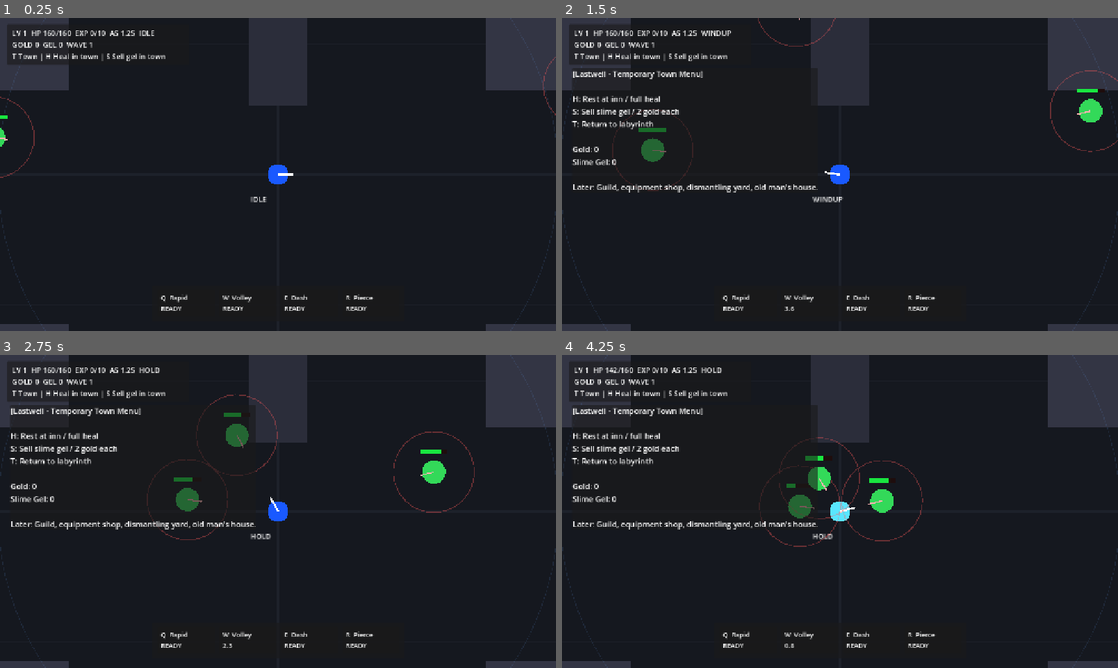
Above: before the commit, frames 1-4 (two rows, left to right).
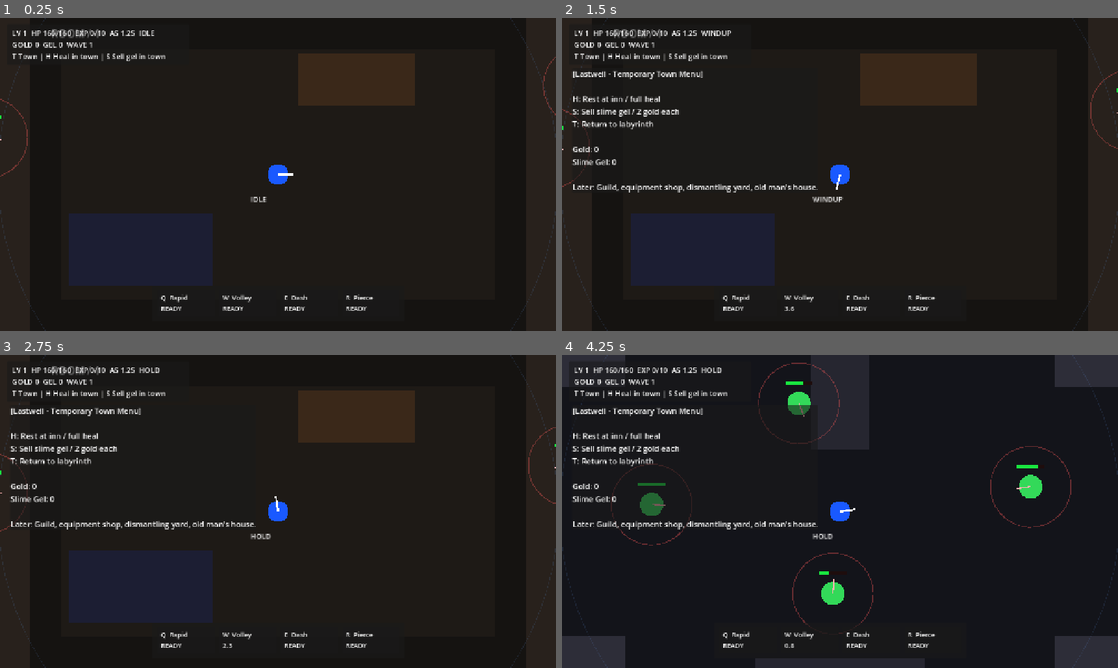
Above: after the commit, the same moments.

Repository: danyoon0760/last-archer
Game: Godot game, scene res://scenes/Main.tscn
Same seed, same stepped clock (60 frames per second), same inputs: the game is played once before the commit and once after it.
Inputs (mouse positions are in pixels of both pictures, inside the frame that each line leads up to):
- Up to frame 1 (0.25 s): no input
- Up to frame 2 (1.5 s): tap Enter at 0.5 s; move the mouse to (962, 158) at 0.52 s; hold W 0.53-1.28 s; tap T at 0.6 s; click (962, 158) at 0.67 s; move the mouse to (728, 190) at 1.27 s; hold S from 1.28 s (still down); tap H at 1.35 s
- Up to frame 3 (2.75 s): move the mouse to (333, 442) at 2.02 s; release S at 2.03 s; hold W from 2.03 s (still down); tap 1 at 2.1 s
- Up to frame 4 (4.25 s): move the mouse to (812, 574) at 2.77 s; tap 2 at 2.85 s; click (812, 574) at 2.92 s; move the mouse to (1006, 558) at 3.52 s; release W at 3.53 s; hold A from 3.53 s (still down); tap 3 at 3.6 s

The runs differ from the first frame. In frame 1, 12% of the frame differs, in the area x 0-100%, y 0-100%; in frame 2, 11%; in frame 3, 12%; in frame 4, 7.1%.

Commit message:
Split world into room town dungeon maps

Diff:
--- a/scenes/Main.tscn
+++ b/scenes/Main.tscn
@@ -1,7 +1,7 @@
-[gd_scene load_steps=9 format=3]
+[gd_scene load_steps=12 format=3]
 
 [ext_resource type="Script" path="res://scripts/main.gd" id="1_main_script"]
-[ext_resource type="PackedScene" path="res://scenes/TestMap.tscn" id="2_test_map_scene"]
+[ext_resource type="PackedScene" path="res://scenes/RoomMap.tscn" id="2_room_map_scene"]
 [ext_resource type="PackedScene" path="res://scenes/PlayerLOL.tscn" id="3_player_scene"]
 [ext_resource type="Script" path="res://scripts/game_manager.gd" id="4_game_manager_script"]
 [ext_resource type="Script" path="res://scripts/wave_spawner.gd" id="5_wave_spawner_script"]
@@ -9,11 +9,18 @@
 [ext_resource type="PackedScene" path="res://scenes/Rat.tscn" id="7_rat_scene"]
 [ext_resource type="PackedScene" path="res://scenes/HeavySlime.tscn" id="8_heavy_slime_scene"]
 [ext_resource type="Script" path="res://scripts/hud.gd" id="9_hud_script"]
+[ext_resource type="Script" path="res://scripts/map_manager.gd" id="10_map_manager_script"]
+[ext_resource type="PackedScene" path="res://scenes/TownMap.tscn" id="11_town_map_scene"]
+[ext_resource type="PackedScene" path="res://scenes/DungeonMap.tscn" id="12_dungeon_map_scene"]
 
 [node name="Main" type="Node2D"]
 script = ExtResource("1_main_script")
 
-[node name="TestMap" parent="." instance=ExtResource("2_test_map_scene")]
+[node name="MapManager" type="Node2D" parent="."]
+script = ExtResource("10_map_manager_script")
+room_map_scene = ExtResource("2_room_map_scene")
+town_map_scene = ExtResource("11_town_map_scene")
+dungeon_map_scene = ExtResource("12_dungeon_map_scene")
 
 [node name="GameManager" type="Node" parent="."]
 script = ExtResource("4_game_manager_script")
